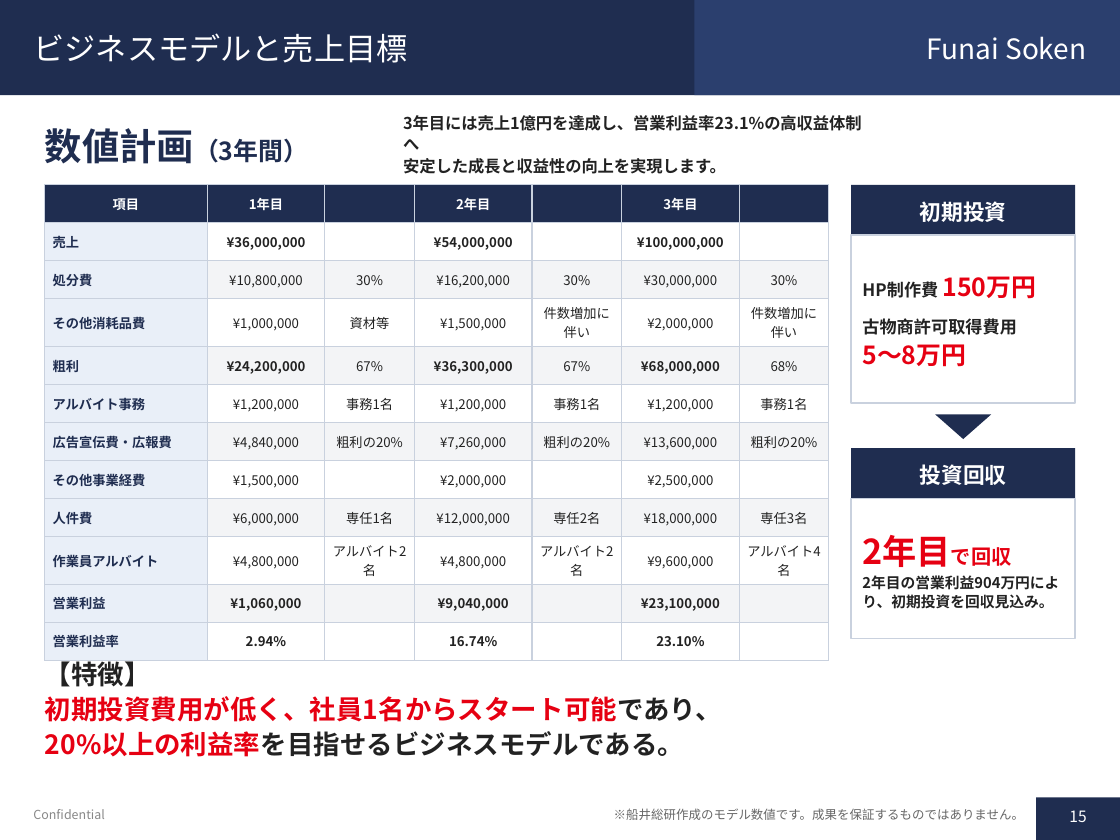
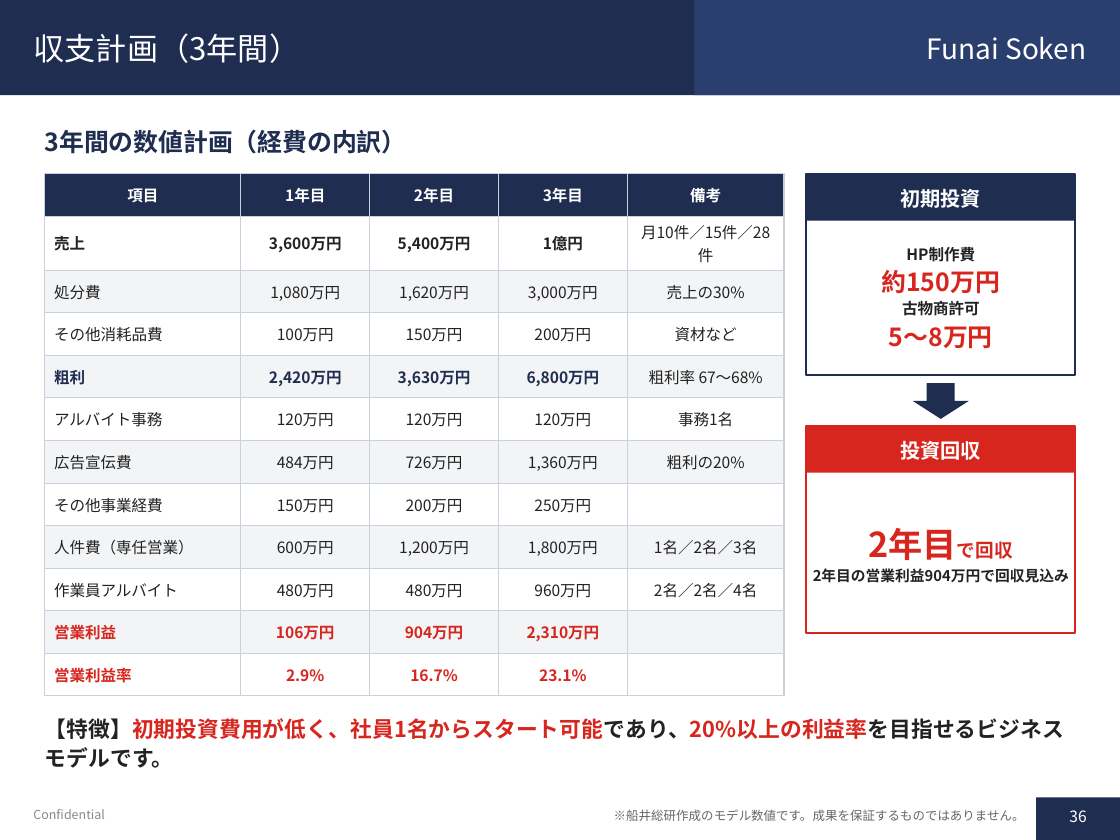
Before and after one commit to soshiro-iki-sys/-, a slide deck: slide 36 of proposals/遺品整理事業_企画書.pptx (slide 15 before the commit). Drawn at 1120x840 pixels with LibreOffice and Linux fonts; fonts in the diff are those of the drawing. Boxes give left, top, right and bottom in pixels: in the first picture for what was removed or moved away, otherwise in the second. Text is boxed around its words. In the diff, an @@ line names an element or a change of style, - is before the commit and + after.

```diff
--- a/proposals/遺品整理事業_企画書.pptx
+++ b/proposals/遺品整理事業_企画書.pptx
@@ title at (x1=34, y1=33, x2=301, y2=63): text changed @@
-ビジネスモデルと売上目標
+収支計画（3年間）
@@ text removed at (x1=403, y1=115, x2=861, y2=174) @@
-3年目には売上1億円を達成し、営業利益率23.1%の高収益体制へ
-安定した成長と収益性の向上を実現します。
@@ text removed at (x1=45, y1=128, x2=308, y2=164) @@
-数値計画（3年間）
@@ text added at (x1=45, y1=129, x2=407, y2=154), 16 pt, text #1F2D50, bold @@
+3年間の数値計画（経費の内訳）
@@ table at (x1=45, y1=174, x2=784, y2=687) @@
-column 1: 項目 | 売上 | 処分費 | その他消耗品費 | 粗利 | アルバイト事務 | 広告宣伝費・広報費 | その他事業経費 | 人件費 | 作業員アルバイト | 営業利益 | 営業利益率
-column 2: 1年目 | ¥36,000,000 | ¥10,800,000 | ¥1,000,000 | ¥24,200,000 | ¥1,200,000 | ¥4,840,000 | ¥1,500,000 | ¥6,000,000 | ¥4,800,000 | ¥1,060,000 | 2.94%
-column 3:  |  | 30% | 資材等 | 67% | 事務1名 | 粗利の20% |  | 専任1名 | アルバイト2名 |  | 
-column 4: 2年目 | ¥54,000,000 | ¥16,200,000 | ¥1,500,000 | ¥36,300,000 | ¥1,200,000 | ¥7,260,000 | ¥2,000,000 | ¥12,000,000 | ¥4,800,000 | ¥9,040,000 | 16.74%
-column 5:  |  | 30% | 件数増加に伴い | 67% | 事務1名 | 粗利の20% |  | 専任2名 | アルバイト2名 |  | 
-column 6: 3年目 | ¥100,000,000 | ¥30,000,000 | ¥2,000,000 | ¥68,000,000 | ¥1,200,000 | ¥13,600,000 | ¥2,500,000 | ¥18,000,000 | ¥9,600,000 | ¥23,100,000 | 23.10%
-column 7:  |  | 30% | 件数増加に伴い | 68% | 事務1名 | 粗利の20% |  | 専任3名 | アルバイト4名 |  | 
+column 1: 項目 | 売上 | 処分費 | その他消耗品費 | 粗利 | アルバイト事務 | 広告宣伝費 | その他事業経費 | 人件費（専任営業） | 作業員アルバイト | 営業利益 | 営業利益率
+column 2: 1年目 | 3,600万円 | 1,080万円 | 100万円 | 2,420万円 | 120万円 | 484万円 | 150万円 | 600万円 | 480万円 | 106万円 | 2.9%
+column 3: 2年目 | 5,400万円 | 1,620万円 | 150万円 | 3,630万円 | 120万円 | 726万円 | 200万円 | 1,200万円 | 480万円 | 904万円 | 16.7%
+column 4: 3年目 | 1億円 | 3,000万円 | 200万円 | 6,800万円 | 120万円 | 1,360万円 | 250万円 | 1,800万円 | 960万円 | 2,310万円 | 23.1%
+column 5: 備考 | 月10件／15件／28件 | 売上の30% | 資材など | 粗利率 67〜68% | 事務1名 | 粗利の20% |  | 1名／2名／3名 | 2名／2名／4名 |  | 
@@ table resized from (x1=45, y1=185, x2=829, y2=651) to (x1=45, y1=174, x2=784, y2=687) @@
@@ text "初期投資" moved from (x1=920, y1=201, x2=1007, y2=222) to (x1=900, y1=189, x2=981, y2=208) @@
@@ text "初期投資" at (x1=900, y1=189, x2=981, y2=208): size 14 to 13 pt; line spacing 1.1 to 1.12 @@
@@ rectangle resized from (x1=851, y1=185, x2=1075, y2=235) to (x1=806, y1=174, x2=1075, y2=221) @@
@@ rectangle resized from (x1=851, y1=235, x2=1075, y2=403) to (x1=806, y1=174, x2=1075, y2=375) @@
@@ rectangle at (x1=806, y1=174, x2=1075, y2=375): outline #C9D1DE 1 pt to #1F2D50 1.25 pt @@
@@ text at (x1=882, y1=246, x2=1000, y2=349): text changed; size 11 to 16 pt; text colour #222222 to #D7261E @@
-HP制作費 150万円
-古物商許可取得費用
-5〜8万円
+HP制作費
+約150万円
+古物商許可
+5〜8万円
@@ down arrow added at (x1=913, y1=383, x2=969, y2=419), fill #1F2D50 @@
@@ triangle removed at (x1=935, y1=414, x2=991, y2=439) @@
@@ text "投資回収" at (x1=900, y1=440, x2=981, y2=460): size 14 to 13 pt; line spacing 1.1 to 1.12 @@
@@ text "投資回収" moved from (x1=920, y1=464, x2=1007, y2=485) to (x1=900, y1=440, x2=981, y2=460) @@
@@ rectangle resized from (x1=851, y1=448, x2=1075, y2=498) to (x1=806, y1=426, x2=1075, y2=473) @@
@@ rectangle at (x1=806, y1=426, x2=1075, y2=473): fill #1F2D50 to #D7261E @@
@@ rectangle resized from (x1=851, y1=498, x2=1075, y2=638) to (x1=806, y1=426, x2=1075, y2=633) @@
@@ rectangle at (x1=806, y1=426, x2=1075, y2=633): outline #C9D1DE 1 pt to #D7261E 1.25 pt @@
@@ text "2年目で回収" moved from (x1=862, y1=594, x2=1053, y2=609) to (x1=813, y1=568, x2=1069, y2=583) @@
@@ text "2年目で回収" at (x1=813, y1=568, x2=1069, y2=583): size 13 to 12 pt, text colour #E60012 to #D7261E in "2年目で回収"; alignment left to centre; line spacing 1.1 to 1.12 @@
@@ text at (x1=813, y1=568, x2=1069, y2=583): text changed @@
-2年目の営業利益904万円により、初期投資を回収見込み。
+2年目の営業利益904万円で回収見込み
@@ text at (x1=45, y1=718, x2=1064, y2=768): text changed; size 17 to 14 pt; text colour #E60012 to #D7261E @@
-【特徴】
-初期投資費用が低く、社員1名からスタート可能であり、
-20%以上の利益率を目指せるビジネスモデルである。
+【特徴】初期投資費用が低く、社員1名からスタート可能であり、20%以上の利益率を目指せるビジネスモデルです。
@@ text "【特徴】初期投資費用が低く、社員1名からスタート可能であり、20%以上の利益率を目指せるビジネスモデルです。" at (x1=45, y1=718, x2=1064, y2=768): vertical alignment top to middle @@
@@ text "※船井総研作成のモデル数値です。成果を保証するものではありません。" at (x1=614, y1=809, x2=1025, y2=821): line spacing 1 to 1.12 @@
@@ page number at (x1=1069, y1=810, x2=1086, y2=822): text changed @@
-15
+36
```
Also in this commit, not shown: 36 other slides changed, 20 slides added, 28 slides removed, 2 other files.
